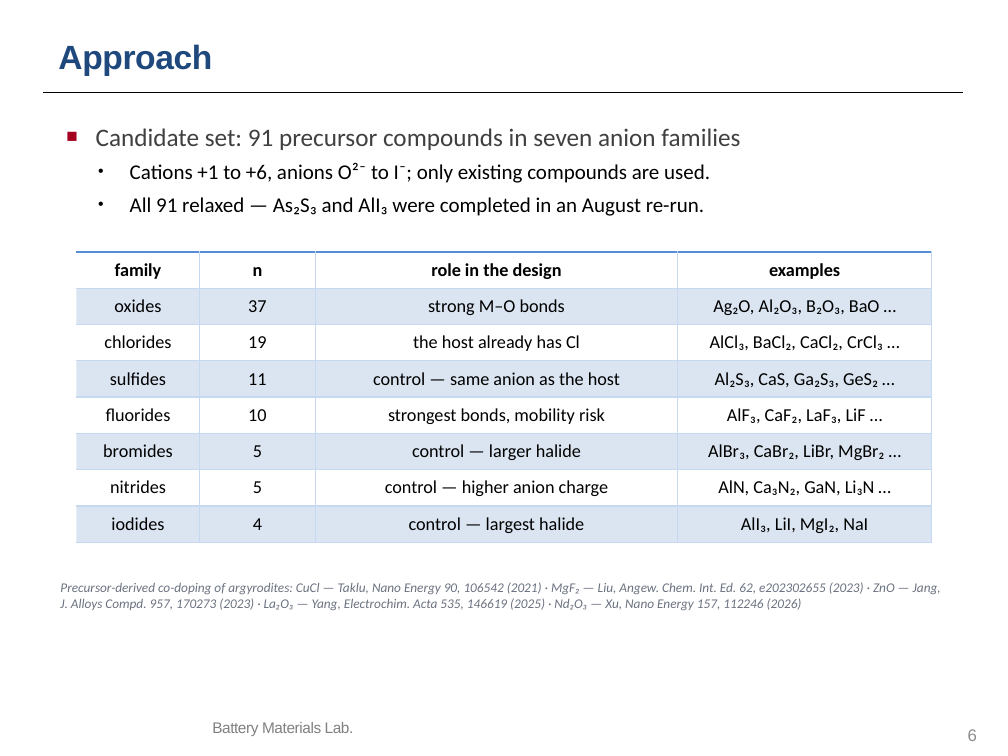
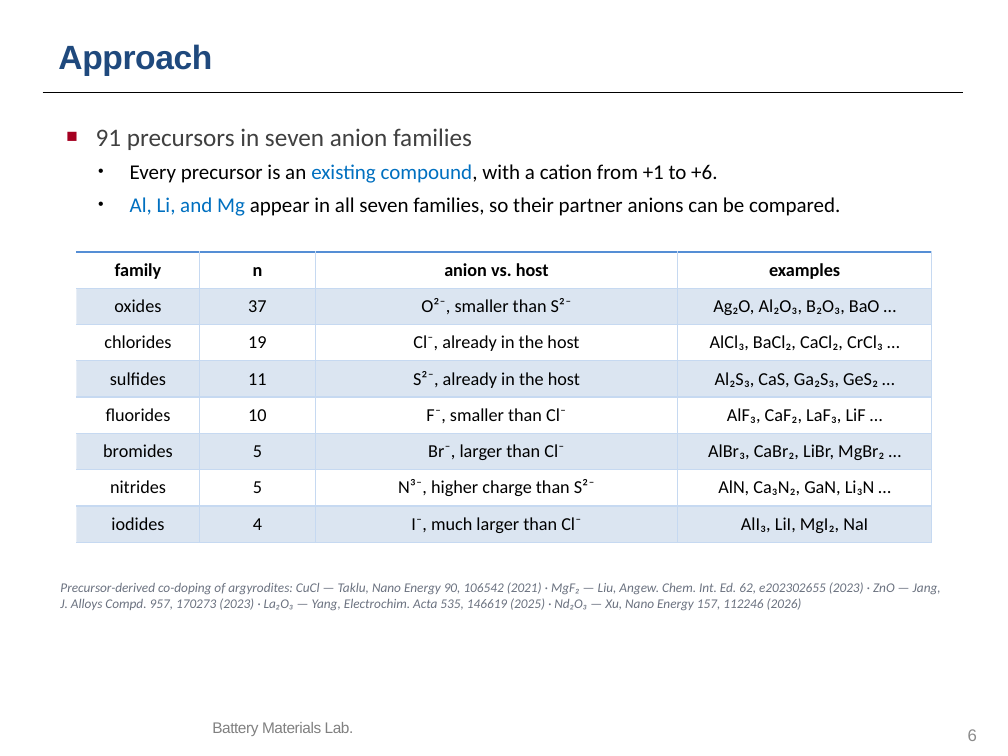
Before and after one commit to yonghoon7153-source/Yonghoon-DEM-DFT, a slide deck: slide 6 of kb/seminars/Research_Seminar_2026_10_13_cascade_progress.pptx. Drawn at 1008x756 pixels with LibreOffice and Linux fonts; fonts in the diff are those of the drawing; background and template pictures are left out. Boxes give left, top, right and bottom in pixels: in the first picture for what was removed or moved away, otherwise in the second. Text is boxed around its words. In the diff, an @@ line names an element or a change of style, - is before the commit and + after.

```diff
--- a/kb/seminars/Research_Seminar_2026_10_13_cascade_progress.pptx
+++ b/kb/seminars/Research_Seminar_2026_10_13_cascade_progress.pptx
@@ text at box(96, 128, 840, 216): text changed @@
-■ Candidate set: 91 precursor compounds in seven anion families
-• Cations +1 to +6, anions O²⁻ to I⁻; only existing compounds are used.
-• All 91 relaxed — As₂S₃ and AlI₃ were completed in an August re-run.
+■ 91 precursors in seven anion families
+• Every precursor is an existing compound, with a cation from +1 to +6.
+• Al, Li, and Mg appear in all seven families, so their partner anions can be compared.
@@ table at box(77, 252, 932, 594) @@
-row 1, column 3: role in the design
+row 1, column 3: anion vs. host
-row 2, column 3: strong M–O bonds
+row 2, column 3: O²⁻, smaller than S²⁻
-row 3, column 3: the host already has Cl
+row 3, column 3: Cl⁻, already in the host
-row 4, column 3: control — same anion as the host
+row 4, column 3: S²⁻, already in the host
-row 5, column 3: strongest bonds, mobility risk
+row 5, column 3: F⁻, smaller than Cl⁻
-row 6, column 3: control — larger halide
+row 6, column 3: Br⁻, larger than Cl⁻
-row 7, column 3: control — higher anion charge
+row 7, column 3: N³⁻, higher charge than S²⁻
-row 8, column 3: control — largest halide
+row 8, column 3: I⁻, much larger than Cl⁻
```
Also in this commit, not shown: 9 other files.
